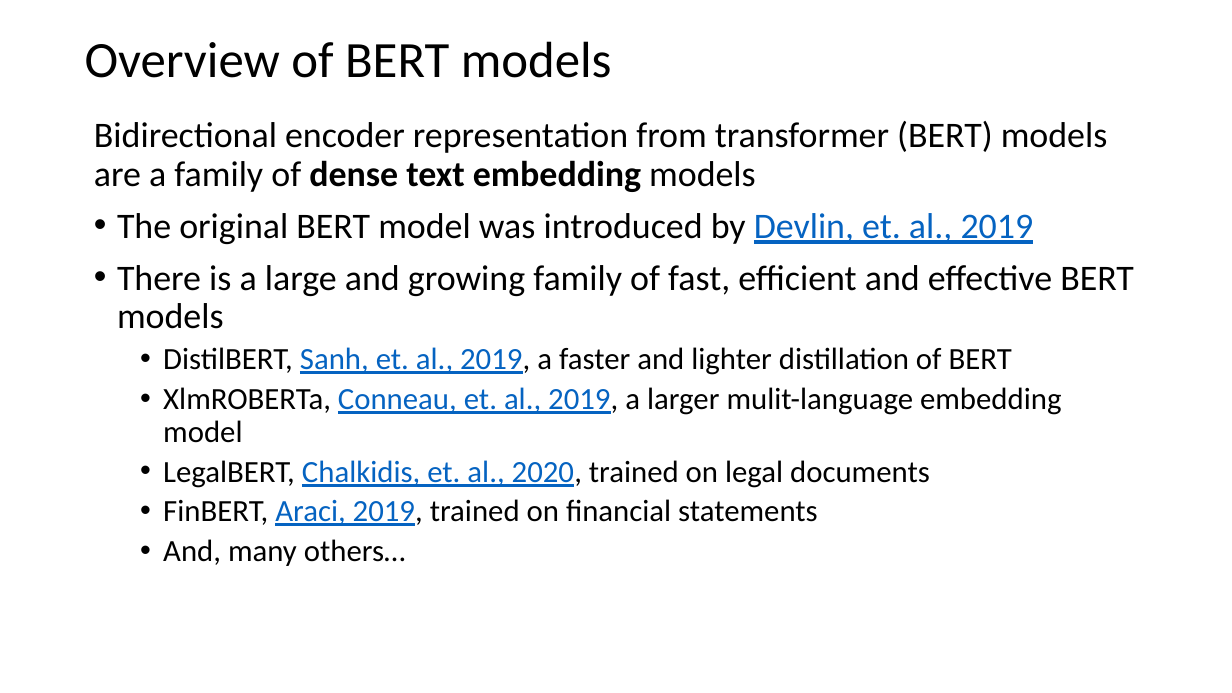
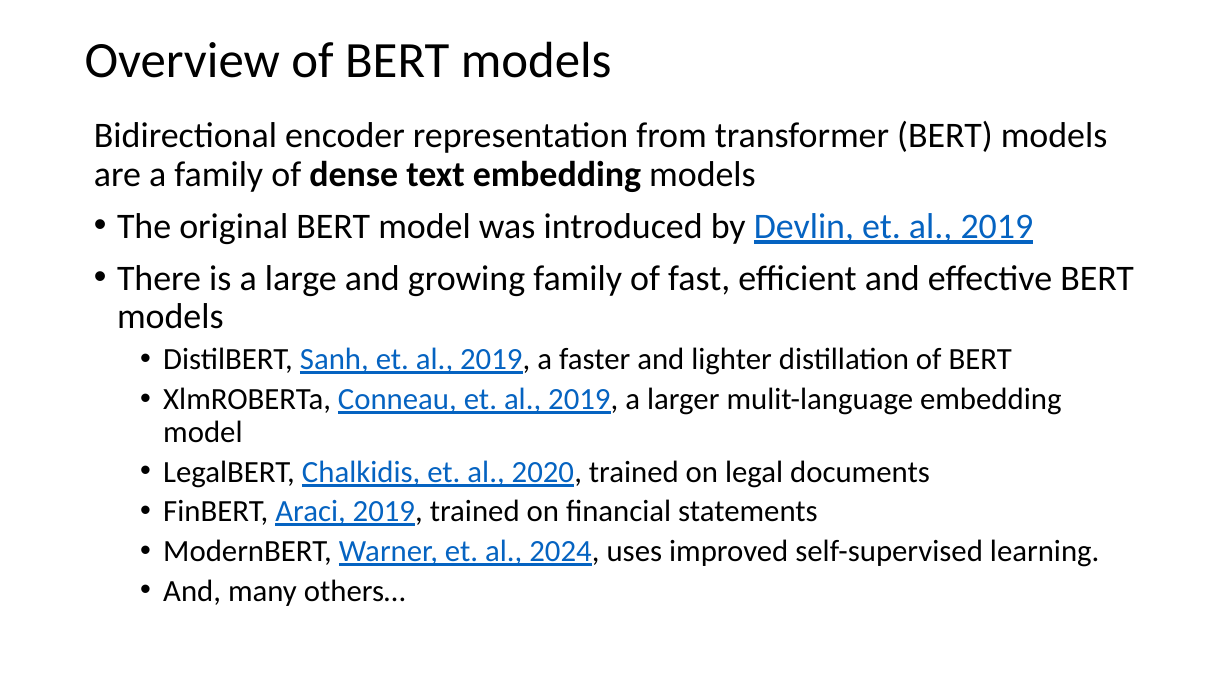
Before and after one commit to jonahneu/CSCI-E-108, a slide deck: slide 40 of slides/7_InformationRetrievalSearch.pptx (slide 39 before the commit). Drawn at 1232x693 pixels with LibreOffice and Linux fonts; fonts in the diff are those of the drawing. Boxes give left, top, right and bottom in pixels: in the first picture for what was removed or moved away, otherwise in the second. Text is boxed around its words. In the diff, an @@ line names an element or a change of style, - is before the commit and + after.

```diff
--- a/slides/7_InformationRetrievalSearch.pptx
+++ b/slides/7_InformationRetrievalSearch.pptx
@@ text at <box>163,539,1100,567</box>: paragraph added @@
+  • ModernBERT, Warner, et. al., 2024, uses improved self-supervised learning.
```
Also in this commit, not shown: 17 other slides changed, 2 slides added.
